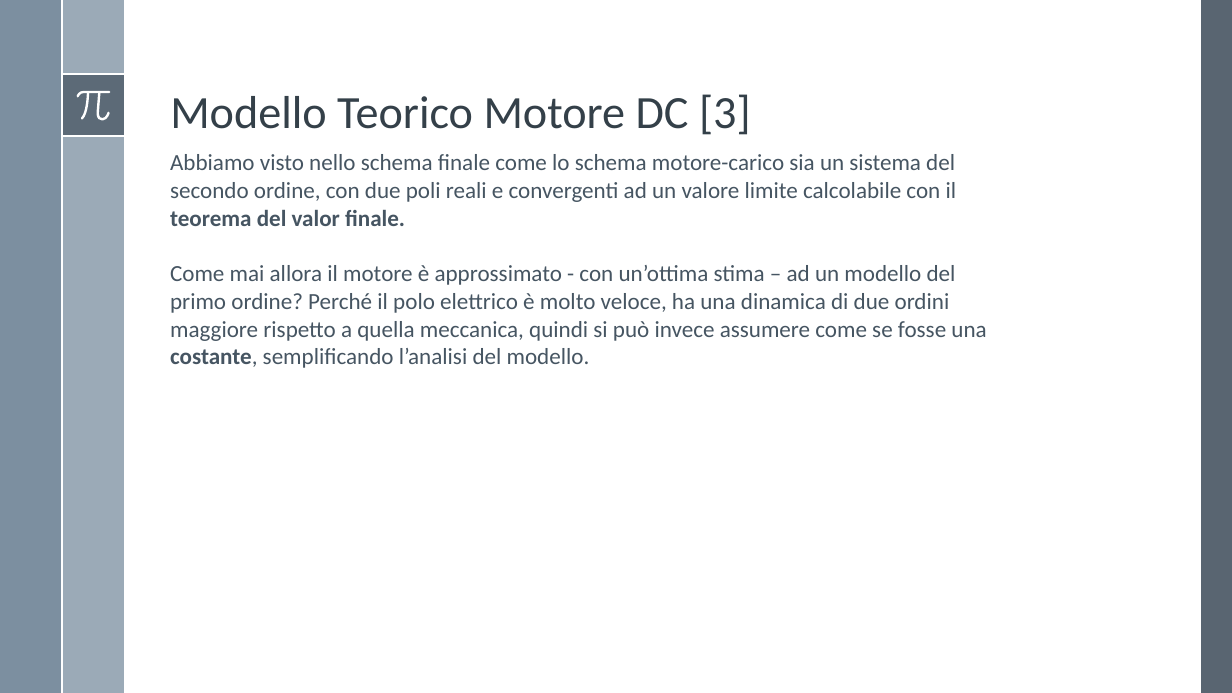
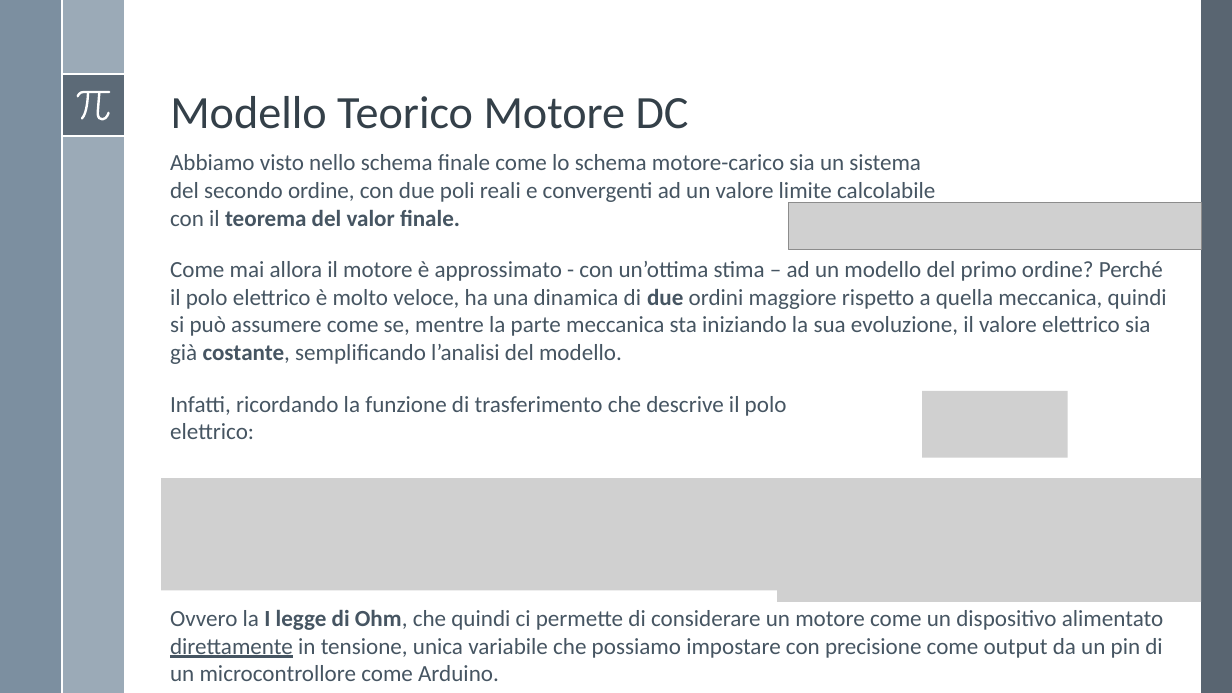
Before and after one commit to Alfystar/mv-Project, a slide deck: slide 7 of 00_Relazione/Modello e identificazione di un motore DC/Modello e identificazione di un motore DC.pptx. Drawn at 1232x693 pixels with LibreOffice and Linux fonts; fonts in the diff are those of the drawing; grey boxes stand for pictures. Boxes give left, top, right and bottom in pixels: in the first picture for what was removed or moved away, otherwise in the second. Text is boxed around its words. In the diff, an @@ line names an element or a change of style, - is before the commit and + after.

```diff
--- a/00_Relazione/Modello e identificazione di un motore DC/Modello e identificazione di un motore DC.pptx
+++ b/00_Relazione/Modello e identificazione di un motore DC/Modello e identificazione di un motore DC.pptx
@@ title at (x1=170, y1=96, x2=689, y2=129): text changed @@
-Modello Teorico Motore DC [3]
+Modello Teorico Motore DC
@@ picture added at (x1=789, y1=203, x2=1202, y2=250) @@
@@ text at (x1=170, y1=265, x2=986, y2=368): paragraph removed @@
-Come mai allora il motore è approssimato - con un’ottima stima – ad un modello del primo ordine? Perché il polo elettrico è molto veloce, ha una dinamica di due ordini maggiore rispetto a quella meccanica, quindi si può invece assumere come se fosse una costante, semplificando l’analisi del modello.
@@ text added at (x1=170, y1=261, x2=1167, y2=364), 18 pt, text #465562 @@
+Come mai allora il motore è approssimato - con un’ottima stima – ad un modello del primo ordine? Perché il polo elettrico è molto veloce, ha una dinamica di due ordini maggiore rispetto a quella meccanica, quindi si può assumere come se, mentre la parte meccanica sta iniziando la sua evoluzione, il valore elettrico sia già costante, semplificando l’analisi del modello.
@@ text added at (x1=170, y1=396, x2=787, y2=439), 18 pt, text #465562 @@
+Infatti, ricordando la funzione di trasferimento che descrive il polo elettrico:
@@ picture added at (x1=922, y1=391, x2=1068, y2=457) @@
@@ picture added at (x1=161, y1=479, x2=777, y2=591) @@
@@ picture added at (x1=777, y1=479, x2=1202, y2=603) @@
@@ text added at (x1=170, y1=610, x2=1163, y2=681), 18 pt, text #465562 @@
+Ovvero la I legge di Ohm, che quindi ci permette di considerare un motore come un dispositivo alimentato direttamente in tensione, unica variabile che possiamo impostare con precisione come output da un pin di un microcontrollore come Arduino.
```
Also in this commit, not shown: 5 slides added, 3 other files.
